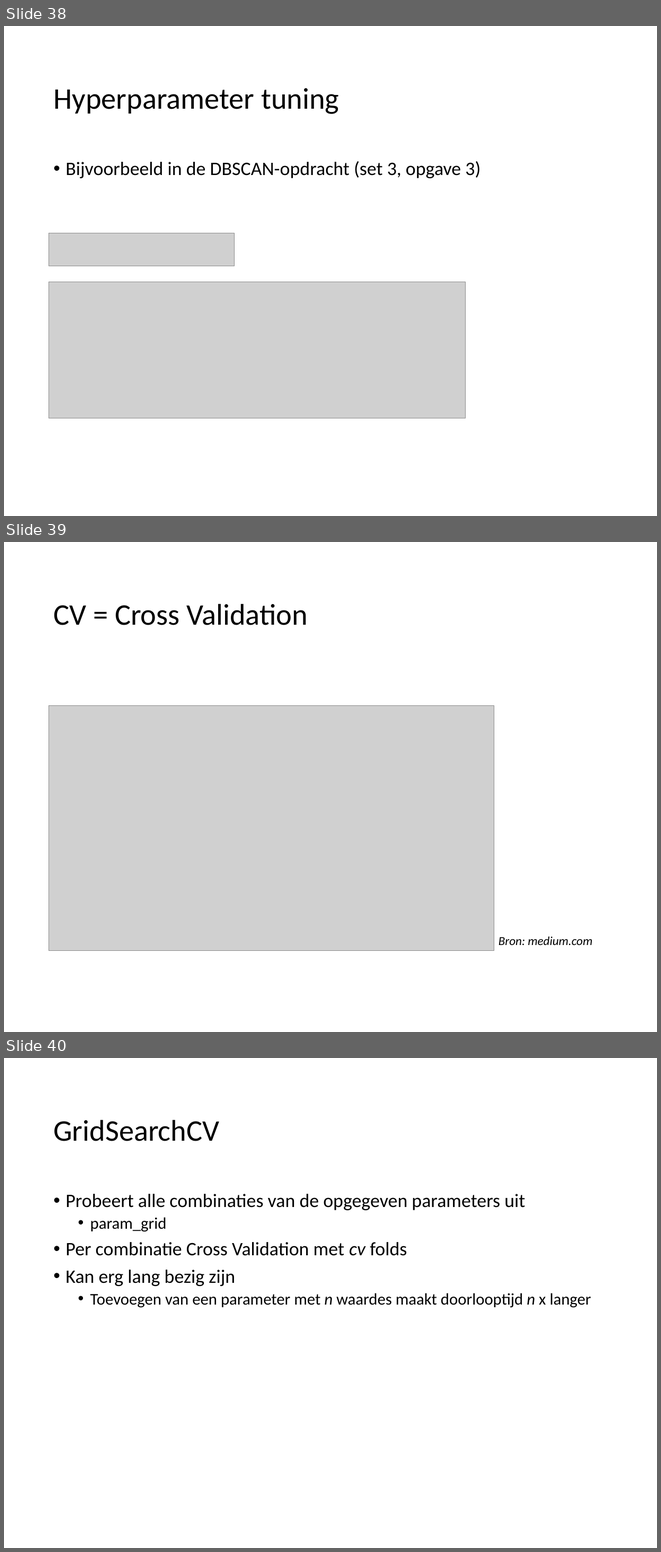
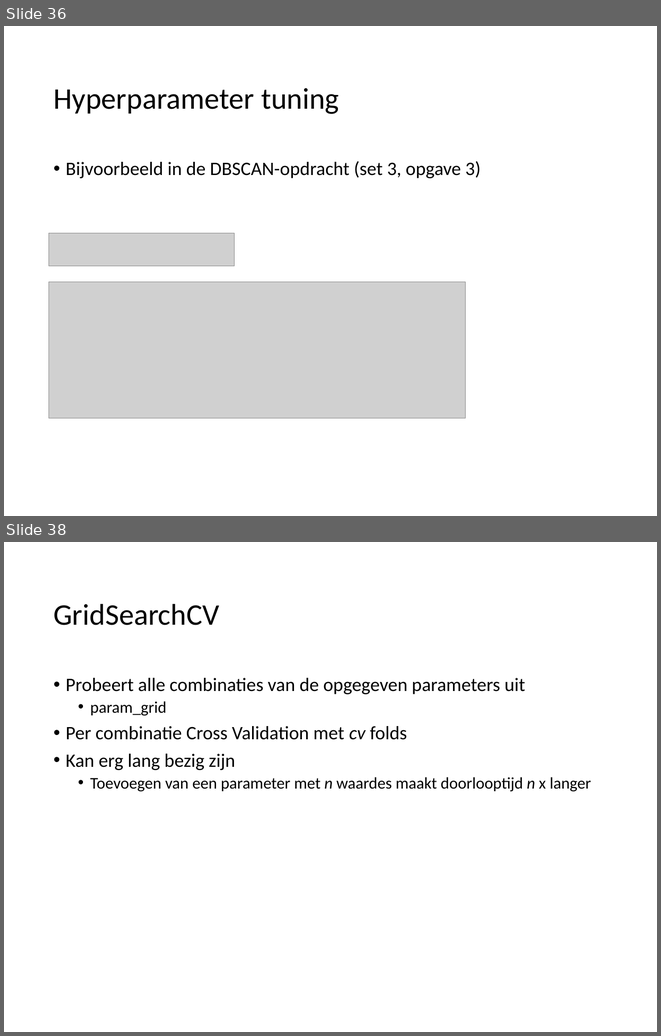
Before and after one commit to hanze-hbo-ict/Machine-Learning, a slide deck: docs/lectures/wk5/ML_wk5_Modeleval_tuning-Dimred.pptx. Shown one above the other, each under a label of ours: slides 38, 39 and 40 before the commit, slides 36 and 38 after it; the slides between them are not shown. The pictures are 661x1552 and 661x1036 pixels, drawn with LibreOffice and Linux fonts; fonts in the diff are those of the drawing; grey boxes stand for pictures. Boxes give left, top, right and bottom in pixels: in the first picture for what was removed or moved away, otherwise in the second. Text is boxed around its words. In the diff, an @@ line names an element or a change of style, - is before the commit and + after.

```diff
--- a/docs/lectures/wk5/ML_wk5_Modeleval_tuning-Dimred.pptx
+++ b/docs/lectures/wk5/ML_wk5_Modeleval_tuning-Dimred.pptx
@@ slide 39 removed at (4,542,657,1032), background #FFFFFF @@
@@ title removed at (53,603,308,625) @@
-CV = Cross Validation
@@ picture removed at (49,705,494,950) @@
@@ text removed at (498,936,592,945) @@
-Bron: medium.com
@@ what was slide 38 is now slide 36 @@
@@ what was slide 40 is now slide 38 @@
```
Also in this commit, not shown: 4 slides changed, 2 slides added, 3 other slides removed, 3 other files.
